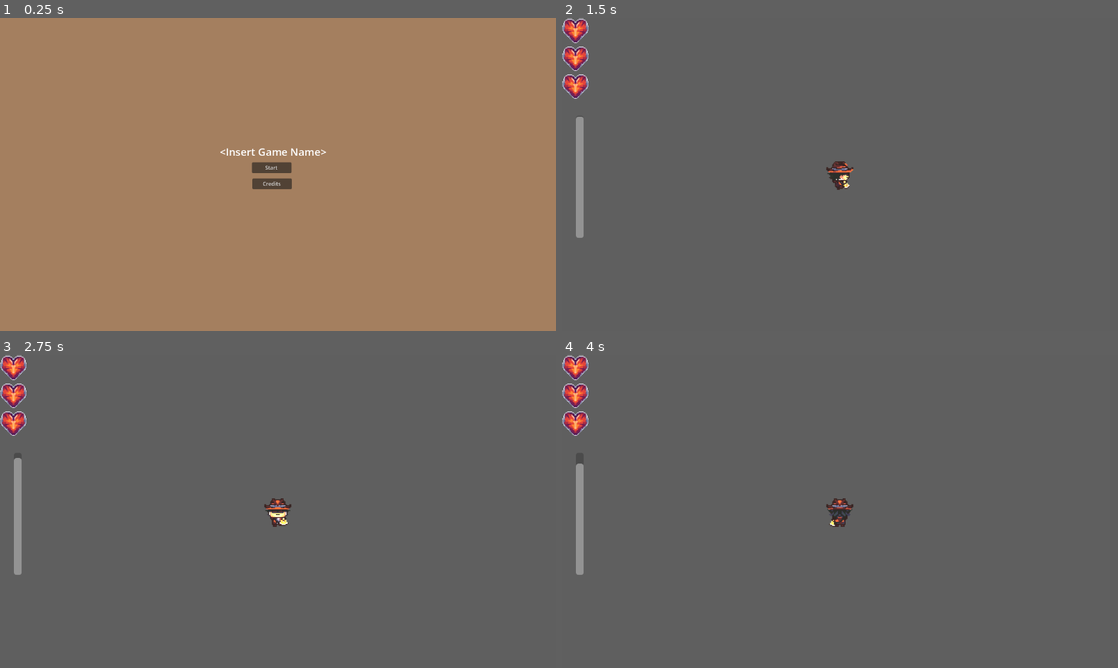
Above: before the commit, frames 1-4 (two rows, left to right).
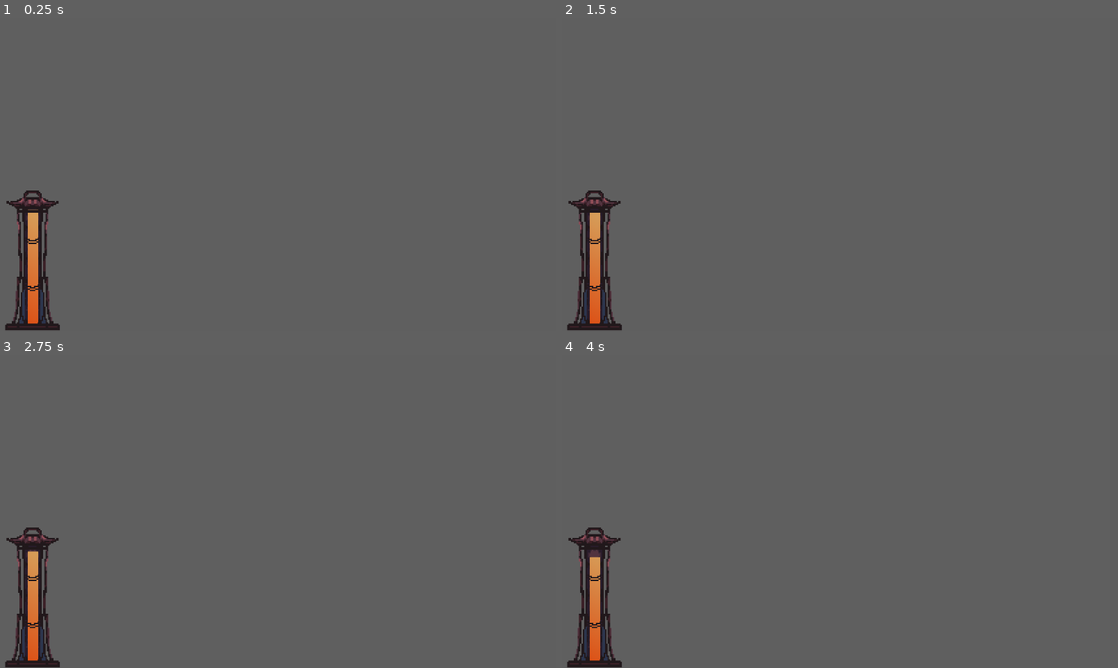
Above: after the commit, the same moments.

Repository: longv1-code/chillennium-26
Game: Godot game, scene res://sanitybar.tscn
Two runs of this game, one before a commit and one after it. Both use one fixed random seed, a clock stepped at 60 frames per second and the inputs below. Before the commit the project starts from res://scenes/main_menu.tscn.
Inputs (mouse positions are in pixels of both pictures, inside the frame that each line leads up to):
- Up to frame 1 (0.25 s): no input
- Up to frame 2 (1.5 s): click (834, 168) at 0.5 s, where only the run before the commit has a clickable "Start"; tap Enter at 1.25 s; hold D (move_right) from 1.28 s (still down); hold F (interact) from 1.28 s (still down)
- Up to frame 3 (2.75 s): tap Space (qte_action) at 2, 2.1 s; release D (move_right) at 2.03 s; release F (interact) at 2.03 s; hold S (move_down) from 2.03 s (still down)
- Up to frame 4 (4 s): tap Enter at 2.75 s; release S (move_down) at 2.78 s; hold D (move_right) 2.78-3.53 s; hold F (interact) 2.78-3.53 s; tap Space (qte_action) at 3.5, 3.6 s; hold W (move_up) from 3.53 s (still down)

The runs differ from the first frame. In frame 1, 100% of the frame differs, in the area x 0-100%, y 0-100%; in frame 2, 3.8%; in frame 3, 3.8%; in frame 4, 3.8%.

Commit message:
lantern now has functionality

Diff:
--- /dev/null
+++ b/dungeon_map.tscn
@@ -0,0 +1,3 @@
+[gd_scene format=3 uid="uid://cd0seb8s5eluc"]
+
+[node name="Node2D" type="Node2D" unique_id=97780020]
--- a/project.godot
+++ b/project.godot
@@ -11,7 +11,7 @@
 [application]
 
 config/name="chillennium 26"
-run/main_scene="uid://clyasn0g5qrv1"
+run/main_scene="uid://cv6egniu8glmy"
 config/features=PackedStringArray("4.6", "Forward Plus")
 config/icon="res://icon.svg"
 
--- a/sanitybar.gd
+++ b/sanitybar.gd
@@ -1,6 +1,18 @@
 extends Control
 
 @onready var bar = $SanityBar
+@onready var housing_1 = $TextureRect
+@onready var housing_2 = $TextureRect2
+
+# load housing
+var h1_tex_1 = preload("res://sanity_bar_stages/sanitybar_1b.png")
+var h2_tex_1 = preload("res://sanity_bar_stages/sanitybar_1f.png")
+var h1_tex_2 = preload("res://sanity_bar_stages/sanitybar_2b.png")
+var h2_tex_2 = preload("res://sanity_bar_stages/sanitybar_2f.png")
+var h1_tex_3 = preload("res://sanity_bar_stages/sanitybar_3b.png")
+var h2_tex_3 = preload("res://sanity_bar_stages/sanitybar_3f.png")
+var h1_tex_4 = preload("res://sanity_bar_stages/sanitybar_4b.png")
+var h2_tex_4 = preload("res://sanity_bar_stages/sanitybar_4f.png")
 #var g_delta =
 
 var timer := 400.0 # timer in seconds for sanity bar to ensure completion
@@ -48,35 +60,50 @@
 	if percent <= stage_1_max_value and not triggered_stage_1:
 		triggered_stage_1 = true
 		curr_drain_mult = 1
+		bar.texture_under = h1_tex_1
+		bar.texture_over = h2_tex_1
 		#curr_state = 1
 		print("Stage 1 Started")
 	elif percent <= stage_2_max_value and not triggered_stage_2:
 		triggered_stage_2 = true
 		max_value = stage_2_max_value
 		curr_drain_mult = 3
+		bar.texture_under = h1_tex_2
+		bar.texture_over = h2_tex_2
 		#curr_state = 2
 		print("Stage 2 Started")
 	elif percent <= stage_3_max_value and not triggered_stage_3:
 		triggered_stage_3 = true
 		max_value = stage_3_max_value
 		curr_drain_mult = 3
+		bar.texture_under = h1_tex_3
+		bar.texture_over = h2_tex_3
 		#curr_state = 3
 		print("Stage 3 Started")
 	elif percent <= stage_4_max_value and not triggered_stage_4:
 		triggered_stage_4 = true
 		max_value = stage_4_max_value
 		curr_drain_mult = 1
+		bar.texture_under = h1_tex_4
+		bar.texture_over = h2_tex_4
 		#curr_state = 4
 		print("Stage 4 Started")
 
 func stage_1():
 	print("stage 1")
+	# Update the Bar
+
+	# Update the Housing
+
 func stage_2():
 	print("stage 2")
+
 func stage_3():
 	print("print 3")
+
 func stage_4():
 	print("4")
+
 
 func _input(event):
 	# Check if a key was pressed, specifically the 'F' key
--- a/sanitybar.tscn
+++ b/sanitybar.tscn
@@ -1,32 +1,69 @@
 [gd_scene format=3 uid="uid://cv6egniu8glmy"]
 
 [ext_resource type="Script" uid="uid://celftulwdnq1c" path="res://sanitybar.gd" id="1_0fbet"]
+[ext_resource type="Texture2D" uid="uid://b0i0q2t7f0xy1" path="res://sanity_bar_stages/sanitybar_1b.png" id="2_rxdkn"]
+[ext_resource type="Texture2D" uid="uid://g4jslkfld5bv" path="res://sanity_bar_stages/sanitybar_1f.png" id="3_fc64e"]
+
+[sub_resource type="Gradient" id="Gradient_rxdkn"]
+colors = PackedColorArray(0.8627451, 0.32156864, 0.09019608, 1, 0.8391421, 0.61461526, 0.34620142, 1)
+
+[sub_resource type="GradientTexture2D" id="GradientTexture2D_fc64e"]
+gradient = SubResource("Gradient_rxdkn")
+width = 24
+height = 269
+fill_from = Vector2(0.5321101, 1)
+fill_to = Vector2(0.5825688, 0.036697246)
 
 [node name="SanityBar" type="Control" unique_id=1310427511]
 layout_mode = 3
 anchors_preset = 15
 anchor_right = 1.0
 anchor_bottom = 1.0
-offset_right = -10.0
-offset_bottom = -25.0
+offset_left = -2.0
+offset_top = 2.0
+offset_right = -12.0
+offset_bottom = -23.0
 grow_horizontal = 2
 grow_vertical = 2
 script = ExtResource("1_0fbet")
 
-[node name="SanityBar" type="ProgressBar" parent="." unique_id=648404328]
+[node name="SanityBar" type="TextureProgressBar" parent="." unique_id=668317020]
 layout_mode = 1
 anchors_preset = 8
 anchor_left = 0.5
 anchor_top = 0.5
 anchor_right = 0.5
 anchor_bottom = 0.5
-
-offset_left = 25.0
-offset_top = -145.0
-offset_right = 43.0
-offset_bottom = 136.0
-
+offset_left = -630.0
+offset_top = 41.5
+offset_right = -486.0
+offset_bottom = 401.5
+grow_horizontal = 2
 grow_vertical = 2
+step = 0.01
 value = 100.0
 fill_mode = 3
-show_percentage = false
+texture_under = ExtResource("2_rxdkn")
+texture_over = ExtResource("3_fc64e")
+texture_progress = SubResource("GradientTexture2D_fc64e")
+texture_progress_offset = Vector2(60.725, 49.71)
+
+[node name="TextureRect" type="TextureRect" parent="." unique_id=1014496159]
+visible = false
+z_index = -1
+layout_mode = 0
+offset_left = 7.0
+offset_top = 379.0
+offset_right = 151.0
+offset_bottom = 739.0
+texture = ExtResource("2_rxdkn")
+
+[node name="TextureRect2" type="TextureRect" parent="." unique_id=1224827568]
+visible = false
+z_index = 1
+layout_mode = 0
+offset_left = 7.0
+offset_top = 382.0
+offset_right = 151.0
+offset_bottom = 742.0
+texture = ExtResource("3_fc64e")
--- a/scenes/game.tscn
+++ b/scenes/game.tscn
@@ -46,6 +46,10 @@
 offset_bottom = -96.0
 
 [node name="HealthUI" parent="UI" unique_id=2111925015 instance=ExtResource("4_p57ef")]
+offset_left = 10.0
+offset_top = 6.0
+offset_right = 10.0
+offset_bottom = 6.0
 
 [node name="Player" parent="." unique_id=826294922 instance=ExtResource("3_iywne")]
 position = Vector2(549, 255)
